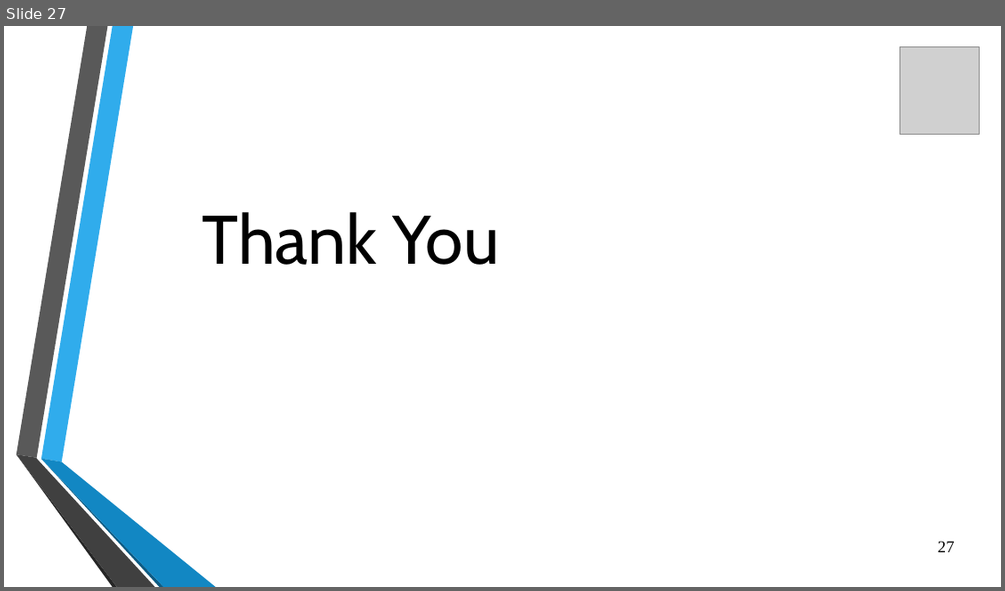
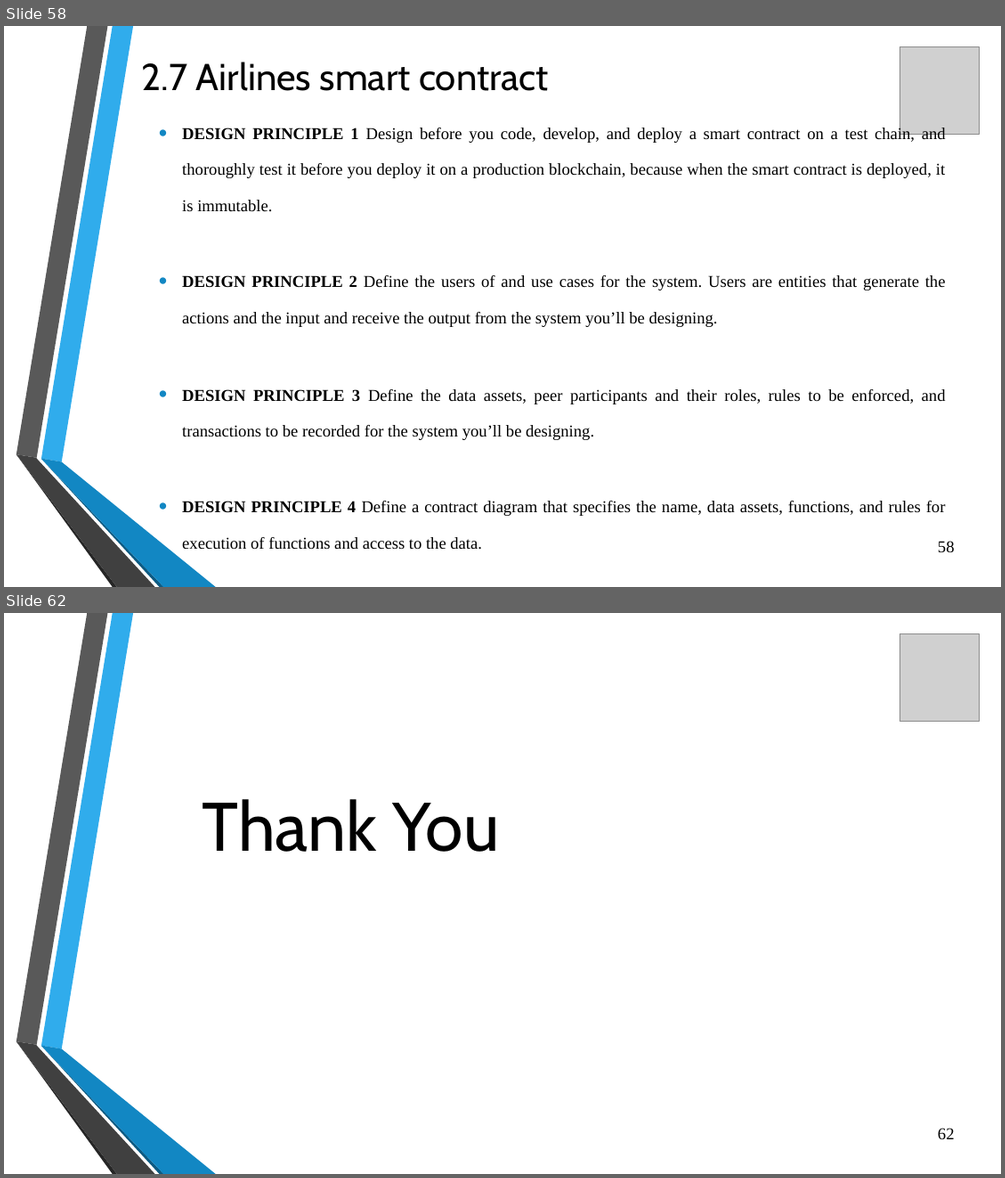
Before and after one commit to flick-23/SEM-7, a slide deck: BCM/Unit 2.pptx. Shown one above the other, each under a label of ours: slide 27 before the commit, slides 58 and 62 after it; the slides between them are not shown. The pictures are 1005x591 and 1005x1178 pixels, drawn with LibreOffice and Linux fonts; fonts in the diff are those of the drawing; grey boxes stand for pictures; background and template pictures are left out. Boxes give left, top, right and bottom in pixels: in the first picture for what was removed or moved away, otherwise in the second. Text is boxed around its words. In the diff, an @@ line names an element or a change of style, - is before the commit and + after.

```diff
--- a/BCM/Unit 2.pptx
+++ b/BCM/Unit 2.pptx
@@ slide 58 added at box(4, 26, 1001, 587), background picture (left out); not listed: 6 template elements that a slide beside it also shows @@
@@ picture added at box(900, 47, 979, 135) @@
@@ title added at box(142, 62, 549, 91), 36 pt, text #000000 @@
+2.7 Airlines smart contract
@@ text added at box(182, 127, 946, 516), 16 pt, text #000000 @@
+  • DESIGN PRINCIPLE 1 Design before you code, develop, and deploy a smart contract on a test chain, and thoroughly test it before you deploy it on a production blockchain, because when the smart contract is deployed, it is immutable.
+  • DESIGN PRINCIPLE 2 Define the users of and use cases for the system. Users are entities that generate the actions and the input and receive the output from the system you’ll be designing.
+  • DESIGN PRINCIPLE 3 Define the data assets, peer participants and their roles, rules to be enforced, and transactions to be recorded for the system you’ll be designing.
+  • DESIGN PRINCIPLE 4 Define a contract diagram that specifies the name, data assets, functions, and rules for execution of functions and access to the data.
@@ page number added at box(938, 540, 955, 552), 16 pt, text #000000 @@
+58
@@ what was slide 27 is now slide 62 @@
@@ page number at box(938, 1127, 955, 1139): text changed @@
-27
+62
```
Also in this commit, not shown: 35 other slides added, 3 other files.
